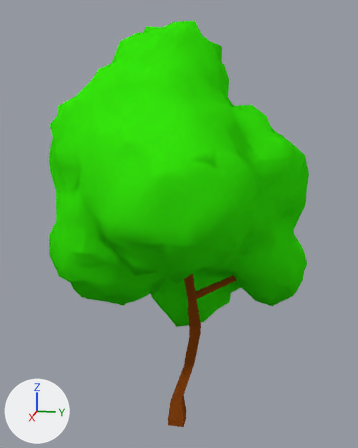
The Blender file Content/Environment/Foliage/OrangeTree/SM_OrangeTree_001.blend, before and after one commit.
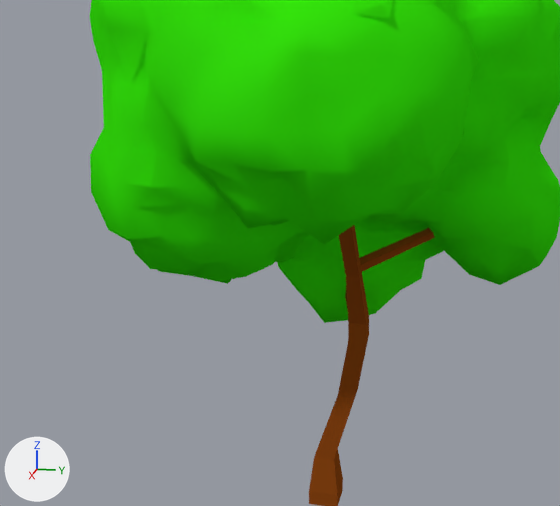
Old and new are each drawn whole from a camera (50 mm lens) standing at (3.12, 0.64, 2.27) and looking at (0.03, 0.02, 1.49) and again close up on the part from 0% to 85% of the width and 34% to 95% of the height. The axes (+X, +Y, +Z) are drawn at lower left. The lights are the same throughout.

The scene before the commit, as lines of its bpy script (objects in view):
```python
me_cube = bpy.data.meshes.new('Cube')
me_cube.from_pydata(...)  # 1077 vertices, 1421 faces; spans x -4.26..4.81, y -3.98..4.15, z 0.0..13.45
# faces by material slot: [55, 1366]
me_cube.materials.append(mat_material)  # brown #8b4513
me_cube.materials.append(mat_material_001)  # green #35e70d
ob_orangetree_01 = bpy.data.objects.new('OrangeTree_01', me_cube)
ob_orangetree_01.location = (0.0, 0.0, 0.0)
ob_orangetree_01.scale = (0.205, 0.205, 0.205)
```
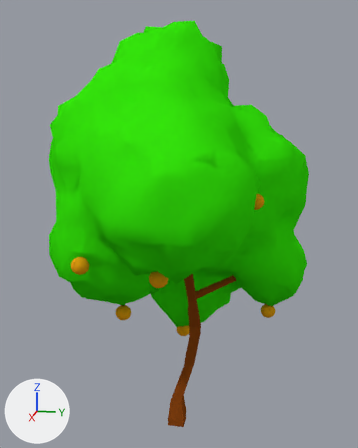
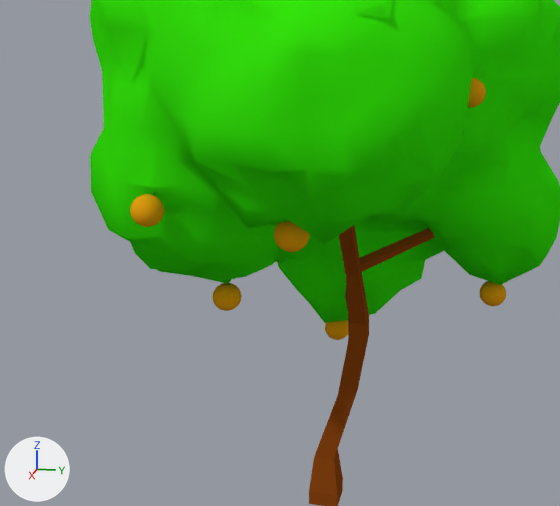
The change in detail:
Material 'Orange' (mat_orange) is new.
Its base color is (0.8, 0.348, 0.00644) (orange #e79f13).
Material 'Orange_Green' (mat_orange_green) is new.
Its base color is (0.0, 0.22, 0.00642) (green #008113).
me_cube is used by ob_orangetree_01; location (0.0, 0.0, 0.0); scale (0.205, 0.205, 0.205).
me_cube had 1077 vertices, 1421 faces and spanned x -4.26..4.81, y -3.98..4.15, z 0.0..13.45.
me_cube now has 2813 vertices, 4421 faces and spans x -4.26..4.81, y -3.98..4.15, z 0.0..13.45.
me_cube part 1: a new loose piece of 217 vertices spanning x -1.88..-1.37, y -0.35..0.17, z 2.54..3.12.
me_cube part 2: a new loose piece of 217 vertices spanning x -0.57..-0.09, y 2.75..3.23, z 4.13..4.67.
me_cube part 3: a new loose piece of 217 vertices spanning x 0.47..0.98, y -1.91..-1.39, z 4.1..4.68.
me_cube part 4: a new loose piece of 217 vertices spanning x 2.95..3.47, y -0.1..0.42, z 6.29..6.87.
me_cube part 5: a new loose piece of 217 vertices spanning x -2.49..-1.98, y 2.4..2.91, z 6.3..6.85.
me_cube part 6: a new loose piece of 217 vertices spanning x -3.83..-3.32, y -1.13..-0.62, z 5.15..5.69.
me_cube part 7: a new loose piece of 217 vertices spanning x 2.56..3.06, y -2.45..-1.94, z 6.37..6.87.
me_cube part 8: a new loose piece of 217 vertices spanning x 1.13..1.6, y 2.29..2.76, z 8.11..8.61.
me_cube now uses material mat_orange_green (green #008113).
me_cube now uses material mat_orange (orange #e79f13).

Boxes (x1, y1, x2, y2) around the edits, measured in the close-ups (560 x 506 px):
part 1 of me_cube, added: after (325, 320, 348, 340)
part 2 of me_cube, added: after (479, 281, 506, 306)
part 3 of me_cube, added: after (212, 283, 241, 311)
part 4 of me_cube, added: after (274, 221, 310, 252)
part 7 of me_cube, added (orange): after (130, 192, 164, 227)
part 8 of me_cube, added: after (467, 78, 486, 108)
